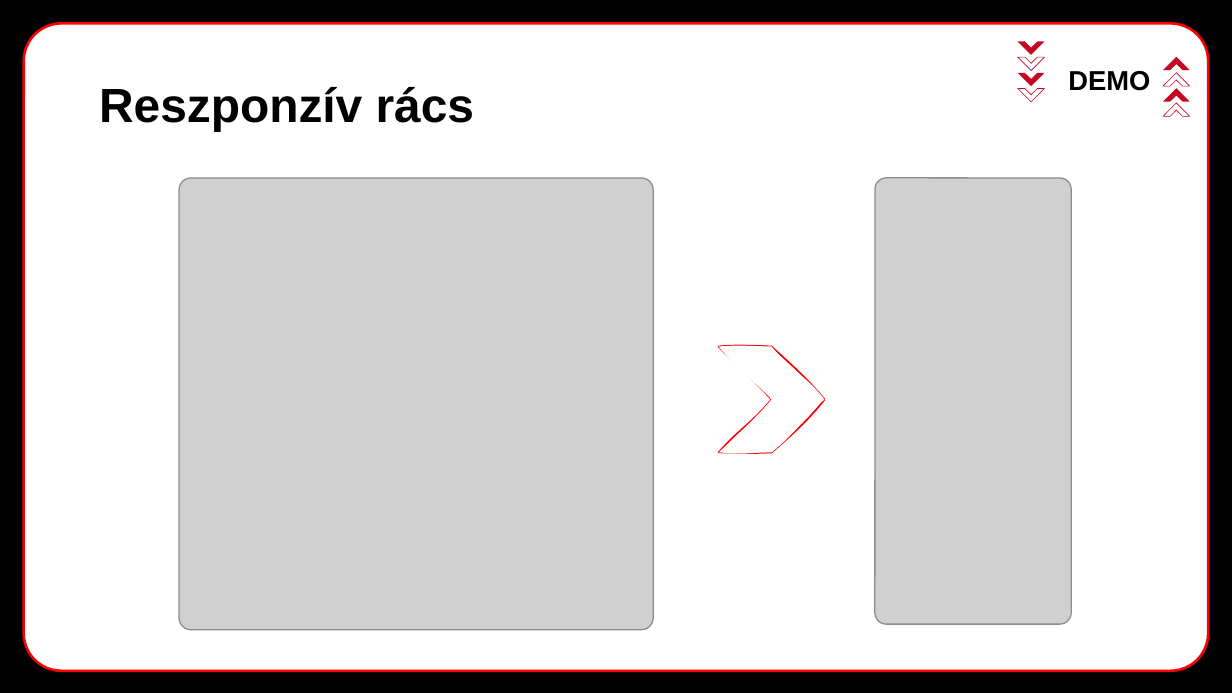
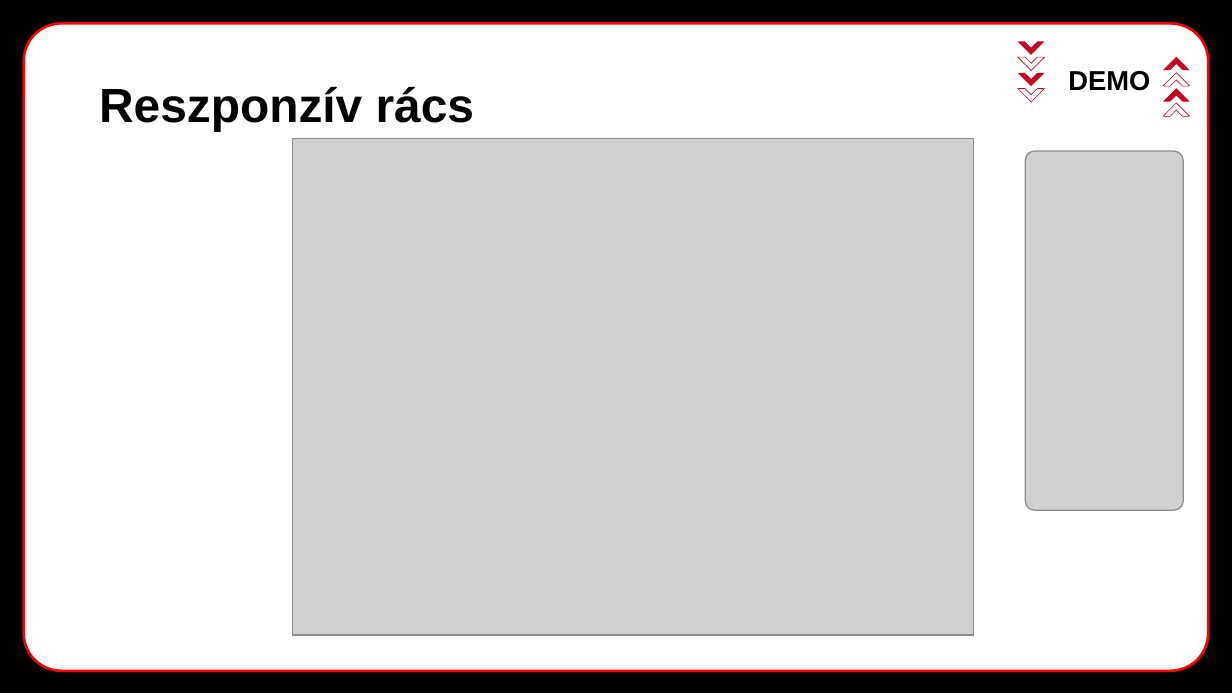
Before and after one commit to simonadamgyula/Proj1-valorant-9C, a slide deck: slide 5 of ppt/valorantprezentáció.pptx. Drawn at 1232x693 pixels with LibreOffice and Linux fonts; fonts in the diff are those of the drawing; grey boxes stand for pictures; background and template pictures are left out. Boxes give left, top, right and bottom in pixels: in the first picture for what was removed or moved away, otherwise in the second. Text is boxed around its words. In the diff, an @@ line names an element or a change of style, - is before the commit and + after.

```diff
--- a/ppt/valorantprezentáció.pptx
+++ b/ppt/valorantprezentáció.pptx
@@ picture added at [293, 138, 973, 634] @@
@@ picture removed at [179, 177, 653, 630] @@
@@ picture: place and size @@
-picture at [875, 177, 1071, 623]
+picture at [1025, 152, 1183, 510]
@@ freeform shape removed at [718, 346, 824, 452] @@
```
Also in this commit, not shown: 2 other slides changed.
